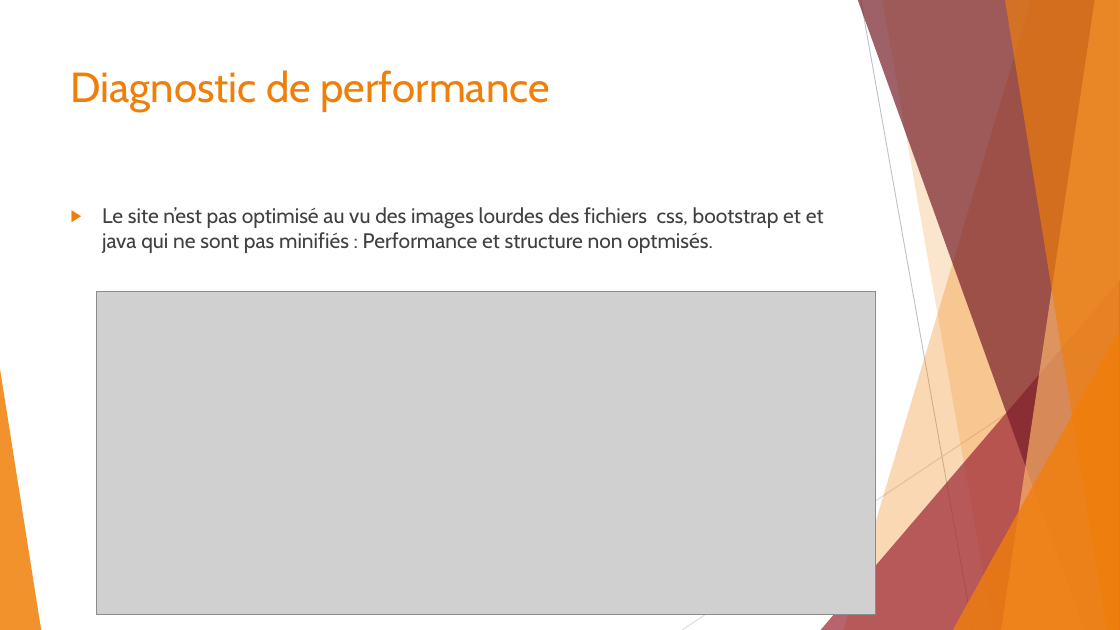
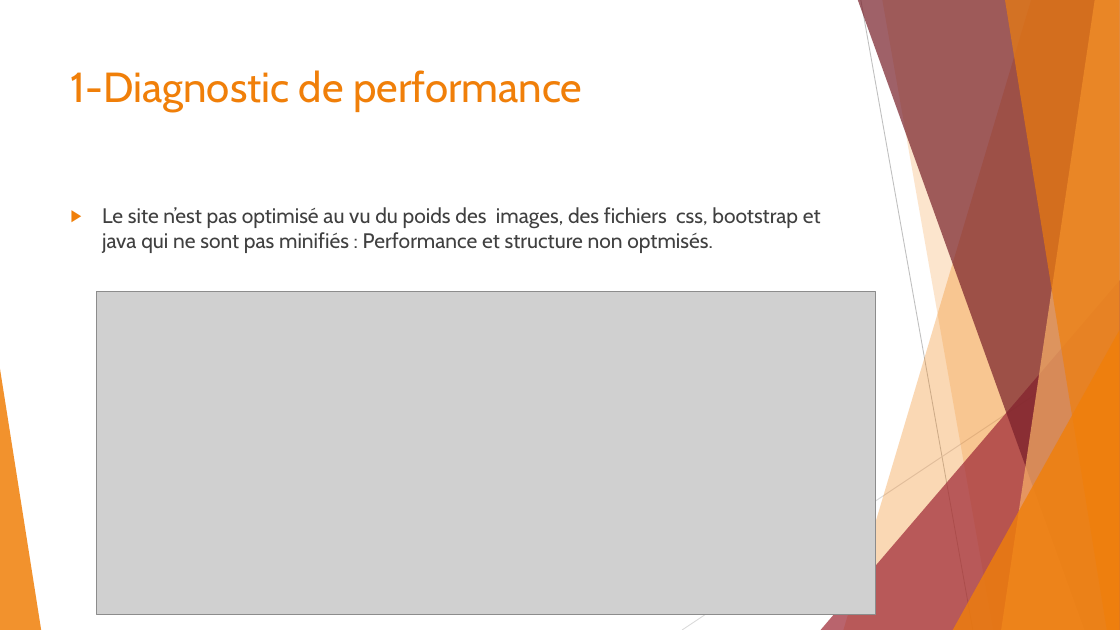
Before and after one commit to Nawak34/Chouette, a slide deck: slide 2 of LA CHOUETTE.pptx. Drawn at 1120x630 pixels with LibreOffice and Linux fonts; fonts in the diff are those of the drawing; grey boxes stand for pictures. Boxes give left, top, right and bottom in pixels: in the first picture for what was removed or moved away, otherwise in the second. Text is boxed around its words. In the diff, an @@ line names an element or a change of style, - is before the commit and + after.

```diff
--- a/LA CHOUETTE.pptx
+++ b/LA CHOUETTE.pptx
@@ title at (71,70,582,112): text changed @@
-Diagnostic de performance
+1-Diagnostic de performance
@@ text at (102,207,821,253): text changed @@
-▶ Le site n’est pas optimisé au vu des images lourdes des fichiers css, bootstrap et et java qui ne sont pas minifiés : Performance et structure non optmisés.
+▶ Le site n’est pas optimisé au vu du poids des images, des fichiers css, bootstrap et java qui ne sont pas minifiés : Performance et structure non optmisés.
```
Also in this commit, not shown: 5 other slides changed, 2 slides added, 6 other files.
